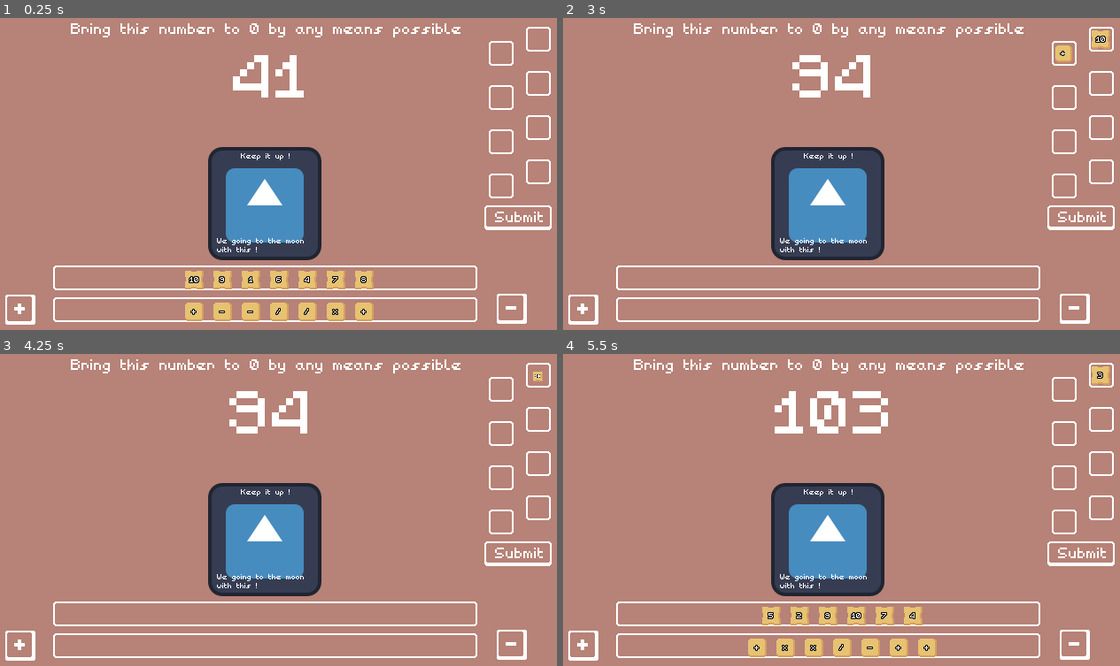
Above: before the commit, frames 1-4 (two rows, left to right).
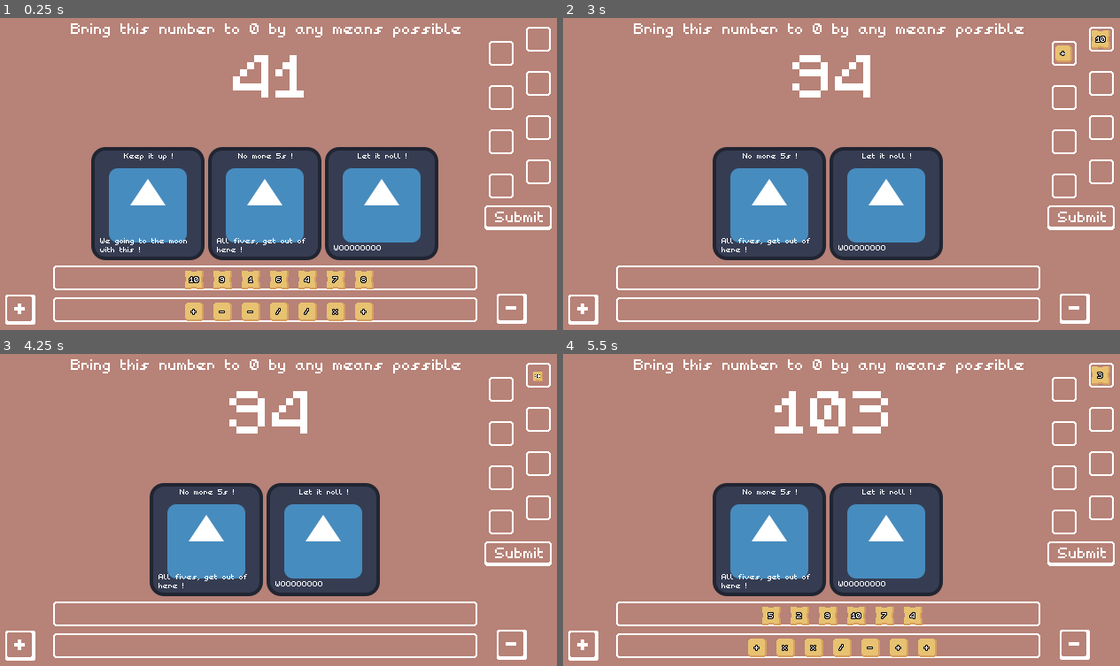
Above: after the commit, the same moments.

Repository: Hugo-Carbiener/GMTK-2026
Game: Godot game, scene res://assets/scenes/level_H.tscn
Same seed, same stepped clock (60 frames per second), same inputs: the game is played once before the commit and once after it. The engine's default icon, where the game draws it, is replaced by a stand-in: a white triangle on a blue panel in a dark square.
Inputs (mouse positions are in pixels of both pictures, inside the frame that each line leads up to):
- Up to frame 1 (0.25 s): no input
- Up to frame 2 (3 s): click (579, 308) at 0.5 s; click (741, 276) at 1.27 s; click (741, 308) at 2.02 s; click (1081, 217) at 2.75 s
- Up to frame 3 (4.25 s): click (512, 644) at 3.5 s
- Up to frame 4 (5.5 s): click (579, 644) at 4.25 s; click (741, 612) at 5.02 s

The runs differ from the first frame. In frame 1, 15% of the frame differs, in the area x 16-79%, y 41-78%; in frame 2, 12%; in frame 3, 12%; in frame 4, 12%.

Commit message:
Added a very basic and ugly destroy logic for the cards

Diff:
--- /dev/null
+++ b/gmtk-2026/assets/resources/cards/card_mult5b0.tres
@@ -0,0 +1,11 @@
+[gd_resource type="Resource" script_class="Card_MultiplyXByY" load_steps=2 format=3 uid="uid://dv1pkwiugkfdw"]
+
+[ext_resource type="Script" uid="uid://ctk5u7kfjf5o2" path="res://assets/scripts/cards/models/Card_MultiplyXByY.gd" id="1_k45nn"]
+
+[resource]
+script = ExtResource("1_k45nn")
+NumToMultiply = 5
+Name = "No more 5s !"
+Description = "All fives, get out of here !"
+Type = 1
+metadata/_custom_type_script = "uid://ctk5u7kfjf5o2"
--- a/gmtk-2026/assets/scenes/cards/card_factory.tscn
+++ b/gmtk-2026/assets/scenes/cards/card_factory.tscn
@@ -1,10 +1,11 @@
-[gd_scene load_steps=5 format=3 uid="uid://bwv4q5cw6t2pn"]
+[gd_scene load_steps=6 format=3 uid="uid://bwv4q5cw6t2pn"]
 
 [ext_resource type="Script" uid="uid://qk8nwfcirctb" path="res://assets/scripts/cards/CardFactory.gd" id="1_pkgvj"]
 [ext_resource type="Script" uid="uid://thfceamgum8s" path="res://assets/scripts/cards/models/CardModel.gd" id="2_e3po4"]
 [ext_resource type="Resource" uid="uid://cgdpcdwrjr1si" path="res://assets/resources/cards/card_mult4b2.tres" id="3_hr3of"]
 [ext_resource type="Resource" uid="uid://ofbxtn3gcr4n" path="res://assets/resources/cards/card_mult1b10.tres" id="4_e3po4"]
+[ext_resource type="Resource" uid="uid://dv1pkwiugkfdw" path="res://assets/resources/cards/card_mult5b0.tres" id="5_e3po4"]
 
 [node name="CardFactory" type="Node2D"]
 script = ExtResource("1_pkgvj")
-cardModels = Array[ExtResource("2_e3po4")]([ExtResource("3_hr3of"), ExtResource("4_e3po4"), ExtResource("4_e3po4")])
+cardModels = Array[ExtResource("2_e3po4")]([ExtResource("3_hr3of"), ExtResource("4_e3po4"), ExtResource("5_e3po4")])
--- a/gmtk-2026/assets/scripts/cards/CardController.gd
+++ b/gmtk-2026/assets/scripts/cards/CardController.gd
@@ -32,3 +32,7 @@
 	LabelCardName.text = self.Name;
 	LabelCardDescription.text = self.Description;
 	return;
+
+func Destroy()->void:
+	#TODO : add visual bullshittery
+	queue_free();
--- a/gmtk-2026/assets/scripts/cards/CardFactory.gd
+++ b/gmtk-2026/assets/scripts/cards/CardFactory.gd
@@ -26,18 +26,34 @@
 	for i in range(0, Constants.MAX_NUMBER_CARDS):
 		var randNum = rng.randi_range(0, cardModels.size()-1);
 		var newCardModel = cardModels.get(randNum);
-		while(newCardModel!=null and cardDeck.has(newCardModel)==false):
-			#TODO : in some rare edgecases we might be here for a while -> maybe put a forced limiter ?
-			var newCard = CardController.Create(newCardModel);
-			cardDeck[newCardModel]= newCard;
-			uiCardContainer.add_child(newCard);
-			break;
+		while(newCardModel!=null and cardDeck.has(newCardModel)==true):
+			randNum = rng.randi_range(0, cardModels.size()-1);
+			newCardModel = cardModels.get(randNum);
+		var newCard = CardController.Create(newCardModel);
+		cardDeck[newCardModel]= newCard;
+		uiCardContainer.add_child(newCard);
 
 #Function called when submitting
 func ExecuteCardSubmit(tileCouples : Array[TileCouple])->void:
-	print("Triggering cards !");
+	print("Triggering submit cards !");
 	for model in cardDeck:
 		if(model.Type==CARD_TYPE.SUBMIT_EFFECT):
 			cardDeck[model].Model.TriggerCardEffect(tileCouples);
 			#TODO : add some visual bullshittery here
+			ClearCardFromDeck(model);
 	return;
+
+func ExecuteCardDraw()->void:
+	print("Triggering draw cards !");
+	for model in cardDeck:
+		if(model.Type==CARD_TYPE.DRAW_EFFECT):
+			cardDeck[model].Model.TriggerCardEffect();
+			#TODO : add some visual bullshittery here
+			ClearCardFromDeck(model);
+	return;
+
+func ClearCardFromDeck(model:CardModel)->void:
+	#TODO : add some visual bullshittery here
+	cardDeck[model].Destroy();
+	cardDeck[model] = null;
+	cardDeck.erase(model);
